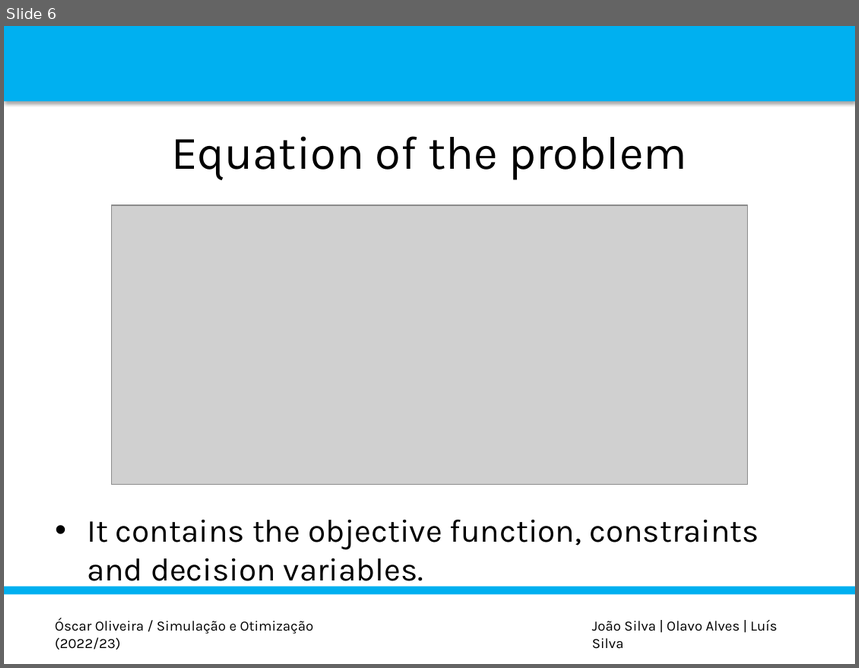
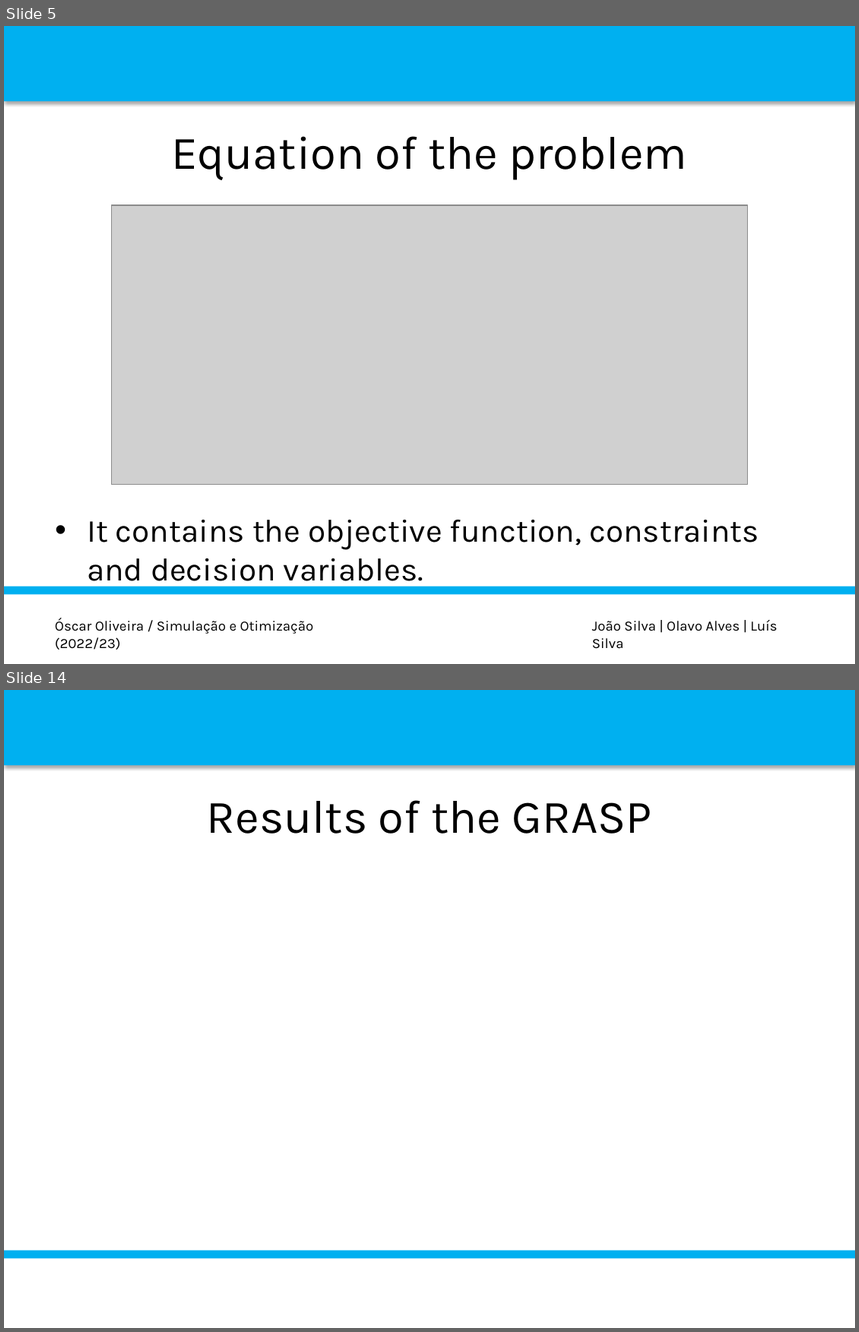
Before and after one commit to luispedro30/SO_trabalho, a slide deck: P_POINT_SO.pptx. Shown one above the other, each under a label of ours: slide 6 before the commit, slides 5 and 14 after it; the slides between them are not shown. The pictures are 859x668 and 859x1332 pixels, drawn with LibreOffice and Linux fonts; fonts in the diff are those of the drawing; grey boxes stand for pictures; background and template pictures are left out. Boxes give left, top, right and bottom in pixels: in the first picture for what was removed or moved away, otherwise in the second. Text is boxed around its words. In the diff, an @@ line names an element or a change of style, - is before the commit and + after.

```diff
--- a/P_POINT_SO.pptx
+++ b/P_POINT_SO.pptx
@@ slide 14 added at <box>4,690,855,1328</box>, background #FFFFFF; not listed: 2 template elements that a slide beside it also shows @@
@@ title added at <box>207,800,652,834</box>, 39.6 pt, text #000000 @@
+Results of the GRASP
@@ what was slide 6 is now slide 5 @@
```
Also in this commit, not shown: 6 slides changed, 6 other slides added, 1 other file.
